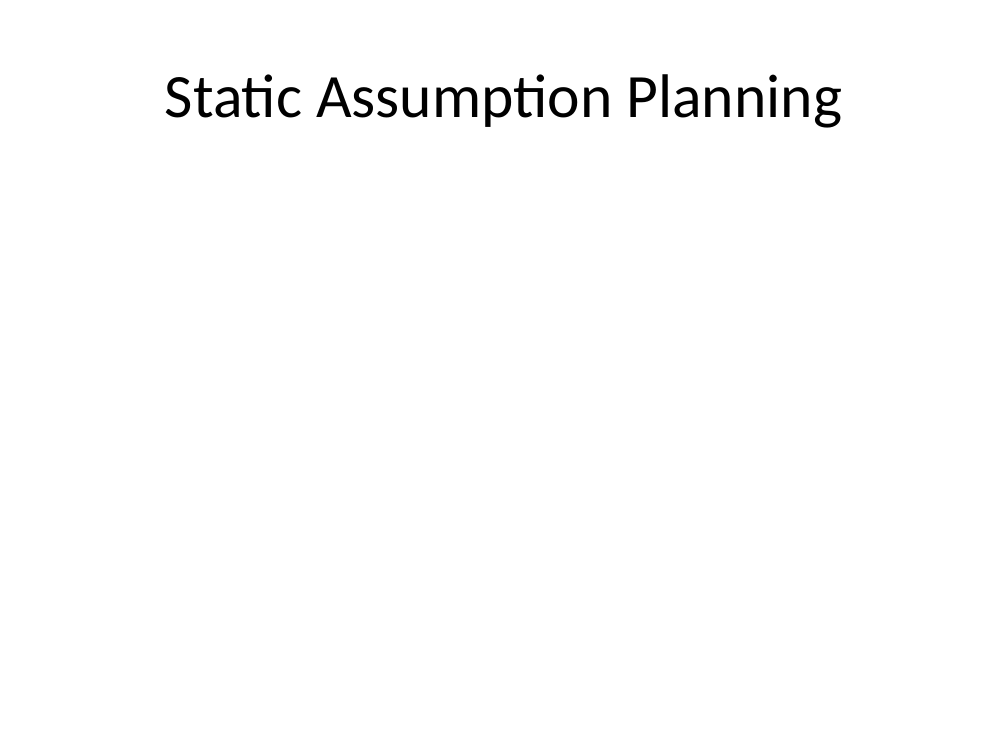
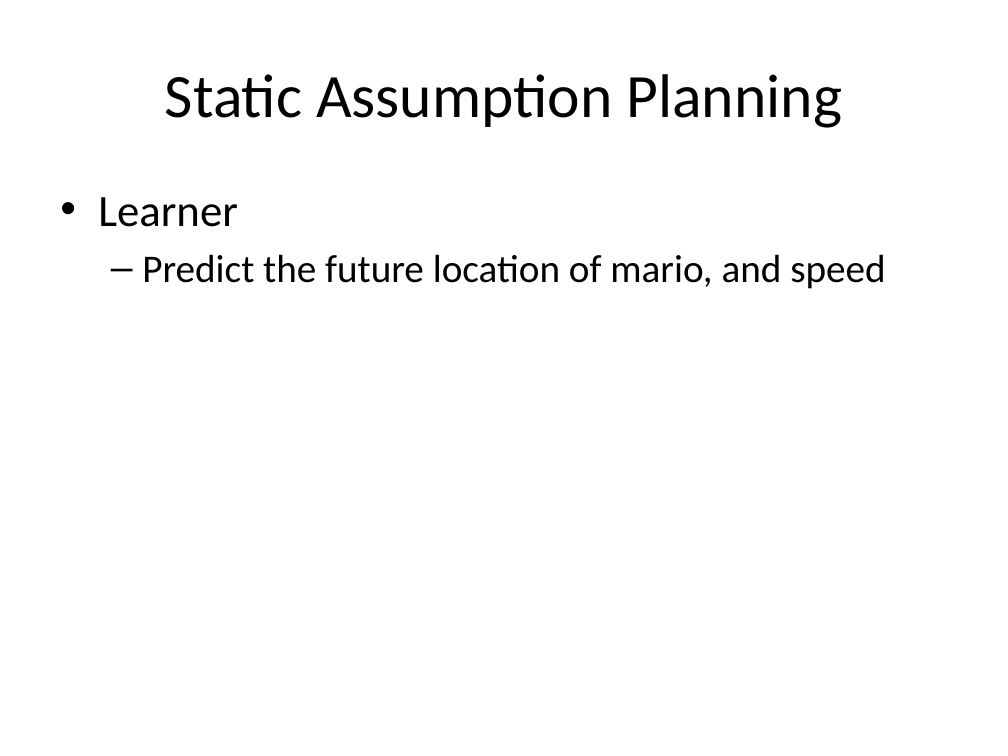
Before and after one commit to lono175/Thesis, a slide deck: slide 17 of OptimalPlanning.pptx (slide 14 before the commit). Drawn at 1008x756 pixels with LibreOffice and Linux fonts; fonts in the diff are those of the drawing. Boxes give left, top, right and bottom in pixels: in the first picture for what was removed or moved away, otherwise in the second. Text is boxed around its words. In the diff, an @@ line names an element or a change of style, - is before the commit and + after.

```diff
--- a/OptimalPlanning.pptx
+++ b/OptimalPlanning.pptx
@@ text added at [98,197,885,289], 28 pt, text #000000 @@
+• Learner
+  – Predict the future location of mario, and speed
```
Also in this commit, not shown: 1 other slide changed, 1 slide added.
